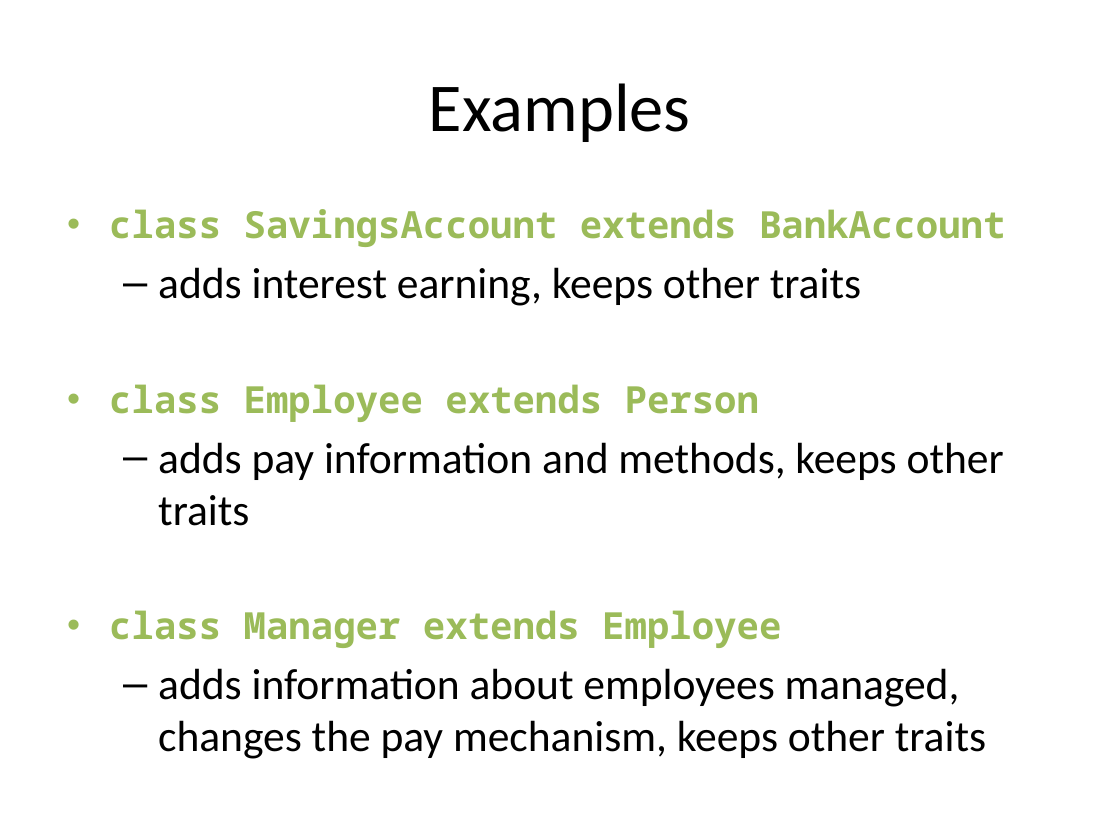
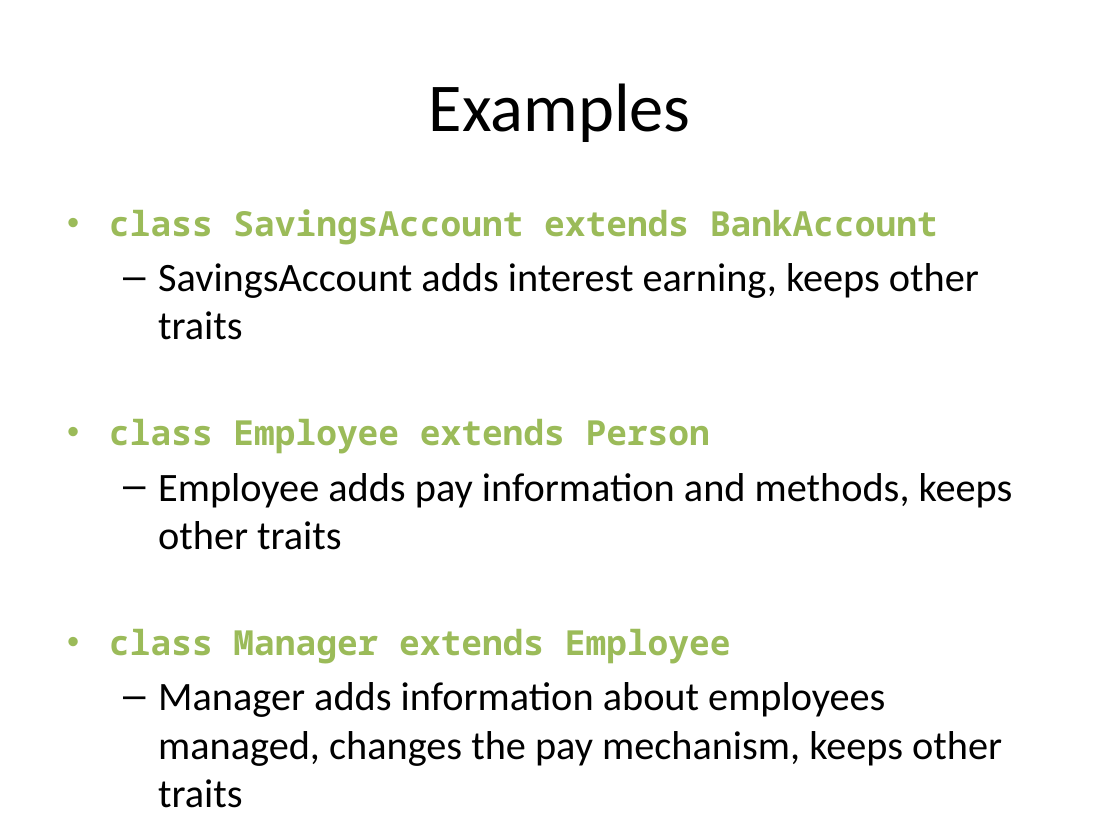
Before and after one commit to RHIT-CSSE/csse220, a slide deck: slide 3 of ClassMaterialsChunked/Inheritance/Slides/Inheritance.pptx. Drawn at 1120x840 pixels with LibreOffice and Linux fonts; fonts in the diff are those of the drawing. Boxes give left, top, right and bottom in pixels: in the first picture for what was removed or moved away, otherwise in the second. Text is boxed around its words. In the diff, an @@ line names an element or a change of style, - is before the commit and + after.

```diff
--- a/ClassMaterialsChunked/Inheritance/Slides/Inheritance.pptx
+++ b/ClassMaterialsChunked/Inheritance/Slides/Inheritance.pptx
@@ text at bbox=[109, 209, 938, 664]: size 24 to 22.2 pt in "class SavingsAccount extends BankAccount", "class Employee extends Person", "class Manager extends Employee" @@
@@ text at bbox=[158, 263, 979, 340]: text changed; size 28 to 25.9 pt @@
-  – adds interest earning, keeps other traits
+  – SavingsAccount adds interest earning, keeps other traits
@@ text at bbox=[158, 473, 1013, 550]: text changed; size 28 to 25.9 pt @@
-  – adds pay information and methods, keeps other traits
+  – Employee adds pay information and methods, keeps other traits
@@ text at bbox=[158, 682, 1002, 766]: text changed; size 28 to 25.9 pt @@
-  – adds information about employees managed, changes the pay mechanism, keeps other traits
+  – Manager adds information about employees managed, changes the pay mechanism, keeps other traits
```
Also in this commit, not shown: 7 other slides changed, 1 slide added.
